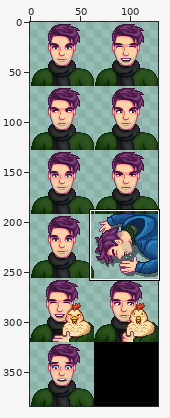
Two states of a sprite sheet, Portraits/Shane/Shane_Winter_Sun.png. Above: a wide view before the commit, with the close-up outlined.
Close-up. As it was:
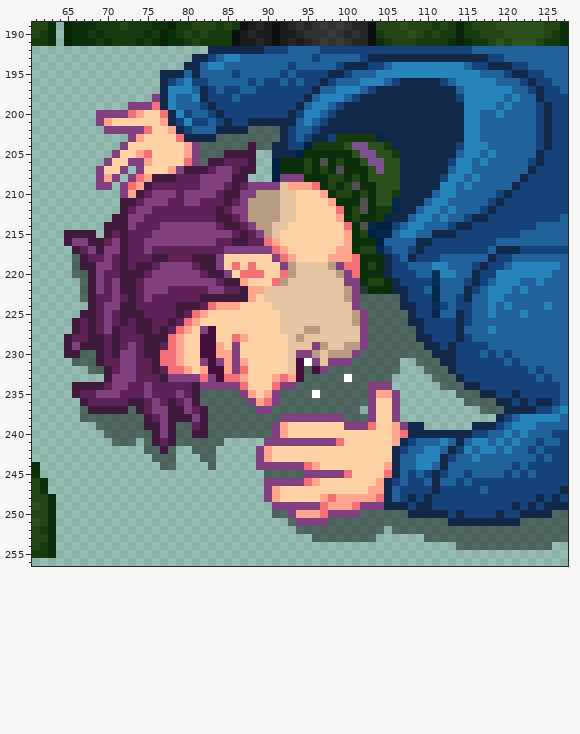
The file is 128x384 pixels. Pixels under 10% opacity are left out. Colours within 5 levels of each other are drawn and written as one. Shown: x 61..127, y 189..256.
Now the later version:
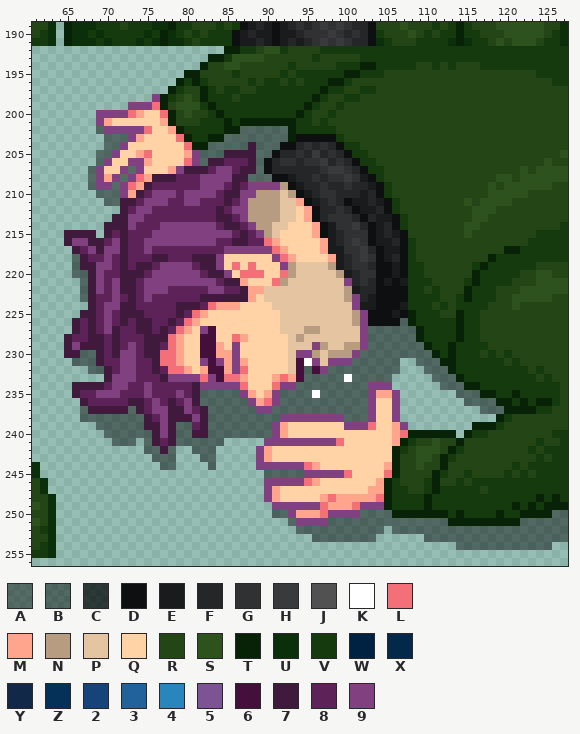
Palette (. is transparent): A #0000006e  B #00000074  C #000000b3  D #0d0f10  E #191b1c  F #252627  G #303132  H #393a3b  J #515151  K #ffffff  L #f47078  M #ffa58e  N #b79c82  P #e5c4a2  Q #ffd3a6  R #244616  S #2e521d  T #082207  U #0c2f0b  V #153a0e  W #002242  X #04284a  Y #112849  Z #053058  2 #15437a  3 #22629a  4 #2986bd  5 #7c5393  6 #450f3b  7 #3f1a3d  8 #5d2358  9 #814080
The author wrote: Corrects Shanes 'Passed Out' portrait
Difference:
y 192: x 83..127 YYYYYYY22233332222222222222222222333333333333 -> ..TTVVRSSVRRRRVVVVVVVVVVVVVVVVVVVVVVVVVVVVVVV
y 193: x 81..127 YY23443333333332333332YYYYYYYYYYYYYYY2233333333 -> ..TTVSSSSRRRRRRVRRRRRVVVVVVVVVVVVVVVVVVVVVVVVVV
y 194: x 80..127 YY344333333332333332YYY223444444444322YYY2233333 -> ..TRRSSRRRRRRVRRRRRVVVTTVVVVVRRVRVRRRVVVVVVVVVVV
y 195: x 77..127 YYY3Y3333233333232222YY233344444444444443332YY22333 -> ...TTRRRRVRRRRRVRVVVVVVTTVVVRRRRRRRRRRRRRRRRRRRVVVV
y 196: x 77..127 Y2342233333232232322Y233344432YYYYY23444443332Y2233 -> ..TVTVRRRRRVRVVRVRVVVTTVRRRRRRRRRRRRRRRRRRRRRRRRRVV
y 197: x 77..127 Y4443Y2322332222222Y3344432YYYYYYYYYY3444444332Y223 -> .TVRRTVRVVRRVVVVVVVVTVVRRVVRRRRRRRRRRRRRRRRRRRRRRRR
y 198: x 77..127 Y4334Y222322222222Y344432YYYYYYYYYYYY2444443433Y222 -> TVRSRTVVVRVVVVVVVVVTVRRVVRRRRRRRRRRRRRRRRRRRRRRRRRR
y 199: x 77..127 Y43332Y2222222222Y34432YYYYYYYYYYYYYYY4444343332Y22 -> TRSSSVTVVVVVVVVVVVTVRRVRRRRRRRRRRRRRRRRRRRRRRRRRRRR
y 200: x 78..127 Y42332Y22222222Y24432YYYYYYYYYYYYYYYY4433433332Y22 -> TRSRRVTVVVVVVVVVTVRRVRRRRRRRRRRRRRRRRRRRRRRRRRRRRR
y 201: x 78..127 Y242232Y22YYYYYY3432YYYYYYYYYYYYYYYYY4433333332Y22 -> TRRRVVVTVTTTTTTTVVRVRRRRRRRRRRRRRRRRRRRRRRRRRRRRRR
y 202: x 69 . -> A; x 79..87 Y2333YYYY -> TVVVVVTTA; x 92..127 Y2332YYYYYYYYYYYYYYYYYY4433333332Y22 -> ATVVVVVRRRRRRRRRRRRRRRRRRRRRRRRRRRRR
y 203: x 70..72 ... -> AAA; x 80..86 YYYYBBB -> TVVTTAA; x 92..98 Y232YY2 -> ATDDDDD; x 100..127 VVVVXYYYYYYYYYY4433333332Y22 -> RRRRRRRRRRRRRRRRRRRRRRRRRRRR
y 204: x 70..71 .. -> AA; x 80..85 M9BBBB -> LTTAAA; x 91..127 YY22WVVVVS55SSVYYYYYYYY24443333332Y22 -> ADDFGFGFDVVRRRRRRRRRRRRRRRRRRRRRRRRRR
y 205: x 69..70 .. -> AA; x 89..127 ..YYYWUUUUUUS55SSVYYYYYYY3443433333Y222 -> AADFFGFHFGFDVVRRRRRRRRRRRRRRRRRRRRRRRRS
y 206: x 69 . -> A; x 89..127 ..WUUURUJURUUS55SSYYYYYY24434333332Y222 -> ADFGGFGGHFGFDVVRRRRRRRRRRRRRRRRRRRRRSRR
y 207: x 68 . -> A; x 73 . -> A; x 89..127 ..WUUURURUJUUUS5SSYYYYYY3443333333Y2222 -> ADFFFFFFGHHGFDVVRRRRRRRRRRRRRRRRRSRSSSS
y 208: x 68 . -> A; x 72 . -> A; x 88..127 ...W999UUURRURUSSSSYYYYY2443433333Y22222 -> AAADDEFFGFGGHGEDVRRRRRRRRRRRRRRSSRSSSSSS
y 209: x 68 . -> A; x 71 . -> A; x 92..127 PMMMLURURJUUSSSYYYYY443433333Y222222 -> NDEFFGFFGFFEDVRRRRRRRRRRRRSRSSSSSSRR
y 210: x 69..71 ... -> AAA; x 93..127 PQQQMURRURUSSVYYYY344333332Y2222222 -> NDEFGGFFFEFDVRRRRRRRRRRRRSSSSSRRRRR
y 211: x 70..71 .. -> AA; x 94..127 QQQQMUUUJUSSXYYY344333332Y22222222 -> MDEFGFDEEFEDVRRRRRRRRSRSSSSRRRRRRR
y 212: x 95..127 QQQQLURJUVVXYY344343332Y222222222 -> MDFFGFDEEFDVRRRRRRRRRSSSRRRRRRRRR
y 213: x 95..127 QQQQMURUUVXYY34434332YY2222222223 -> MDFGGGFDFEEDVRRRRRRRRSSRRRRRRRRRR
y 214: x 96..127 QQQQLUJXWW23443332YY222222223333 -> MDEGGHFDEFDVRRRRRRRSSRRRRRRRRRRV
y 215: x 96..127 QQQQMURWXX34433YYY22222222333333 -> MDEFGGGDEFEDRRRRRRRSRRRRRRRRVVVV
y 216: x 97..127 QQQMUUUW3333YY22222222333333333 -> MEFGHGDEEFDVRRRRRRRRRRRRRRVVVVV
y 217: x 97..127 QQMMURRX2332Y222222223YYY222222 -> MEEGGHFDEEDVRRRRRRRRRRRTTVVVVVV
y 218: x 99..127 MMLUUUY23Y222333333Y223333333 -> EFGHGDEFDVRRRRRRRRRTVVVVVVVVV
y 219: x 99..127 9LLURUY22333443332Y2234444443 -> EFGGFDDEDVVRRRRRRVTVVVVVVRRRR
y 220: x 100..127 9LUUUY22233Z4433Y22444444433 -> EFGGDDEDVVRRRRRRTVVVVVRRSSRR
y 221: x 101..127 9URRUY2222Z3332Y23444334333 -> FGFDEDEVVVRRRRVTVVVVRRRSSSS
y 222: x 101..127 9CUUUYY223X333Y234443433333 -> EFFDDDDVVRVRRRTVVVRRRSSSSSS
y 223: x 102..127 BBBBBY222X332Y334433333333 -> FEDDDDVVVVRRVTVVVRRSSSSSRR
y 224: x 102..127 BBBBBYY22Z2322334343333433 -> EEDDDEVVVRVRVVVVRRRSRRRRRR
y 225: x 103..127 BBBBBY22X33Y2334333433333 -> DDDEDTVVVRRTVVRRRRRRRRRRR
y 226: x 103..106 BBBB -> DDDD; x 108..127 YY2222Y2333333333333 -> TVVVVVTVVRRRRRRRRRRR
y 227: x 109..127 Y2222Y3334333333333 -> TVVVVTVVRRRRRRRRRRR
y 228: x 109..127 YY222Y2333333333333 -> TVVVVTVVRRRRRRRRRRR
y 229: x 110..127 YY2Y22223333333333 -> TVVTVVVVRRRRRRRRRR
y 230: x 111..127 YYY22232323333333 -> TVTVVVRVRVRRRRRRR
y 231: x 112..127 YY22222232333333 -> TTVVVVVVRVRRRRRR
y 232: x 113..127 Y22222222232333 -> TVVVVVVVVVRVRRR
y 233: x 114..127 Y2222222223233 -> TVVVVVVVVVRVRR
y 234: x 115..127 YY22222222223 -> TTVVVVVVVVVVR
y 235: x 117..127 YY22Y222223 -> TTVVTVVVVVR
y 236: x 119..127 YY2Y2YY23 -> TTVTVTTVR
y 237: x 102 . -> A; x 120..127 YYYY2234 -> TTTTVVRR
y 238: x 119..127 Y23444443 -> TVRRRRRRR
y 239: x 108..109 YY -> ..; x 116..127 YYY234443333 -> TTTVRRRRRRRR
y 240: x 108..127 YYYYYYYY223343433322 -> TTTTTT.TVVRRRRRRRRVV
y 241: x 107..127 Y233343Y3443434332332 -> TVRRSRRTRRRRRRRRRVRRV
y 242: x 106..127 Y233443Y24344343323222 -> TVRSSSRTVRRRRRRRRVRVVV
y 243: x 106..127 Y33444Y233433333332322 -> TRRSSRTVRRRRRRRRRRVRVV
y 244: x 106..127 Y33443Y333333332322222 -> TRRSRRTRRRRRRRRVRVVVVV
y 245: x 106..127 Y3232Y2332333323232222 -> TRRRRTVRRVRRRRVRVRVVVV
y 246: x 105..127 Y23223Y3323222222222222 -> TVRRRVTRRVRVVVVVVVVVVVV
y 247: x 105..127 Y32222Y222223222222222Y -> TVVRRVTVVVVVRVVVVVVVVVV
y 248: x 105..127 Y32Y2Y2222222222222Y2Y2 -> TVVVVTVVVVVVVVVVVVVTVTV
y 249: x 105..127 YYY2YY2222222222Y2Y2YYY -> TVVVVTVVVVVVVVVVTVTVTTT
y 250: x 104..125 BBBBYYYYY2Y2222Y22YYYY -> AATTTTTTTVTVVVVTVVTTTT
y 251: x 106..110 BBBBB -> AAAAA; x 113..121 YYYYYYYYY -> TTTTTTTTT
Pixel boxes of the changes (left, top, right, bottom) in both close-ups:
changed: (160, 46, 568, 526)
added: (88, 126, 136, 206)
